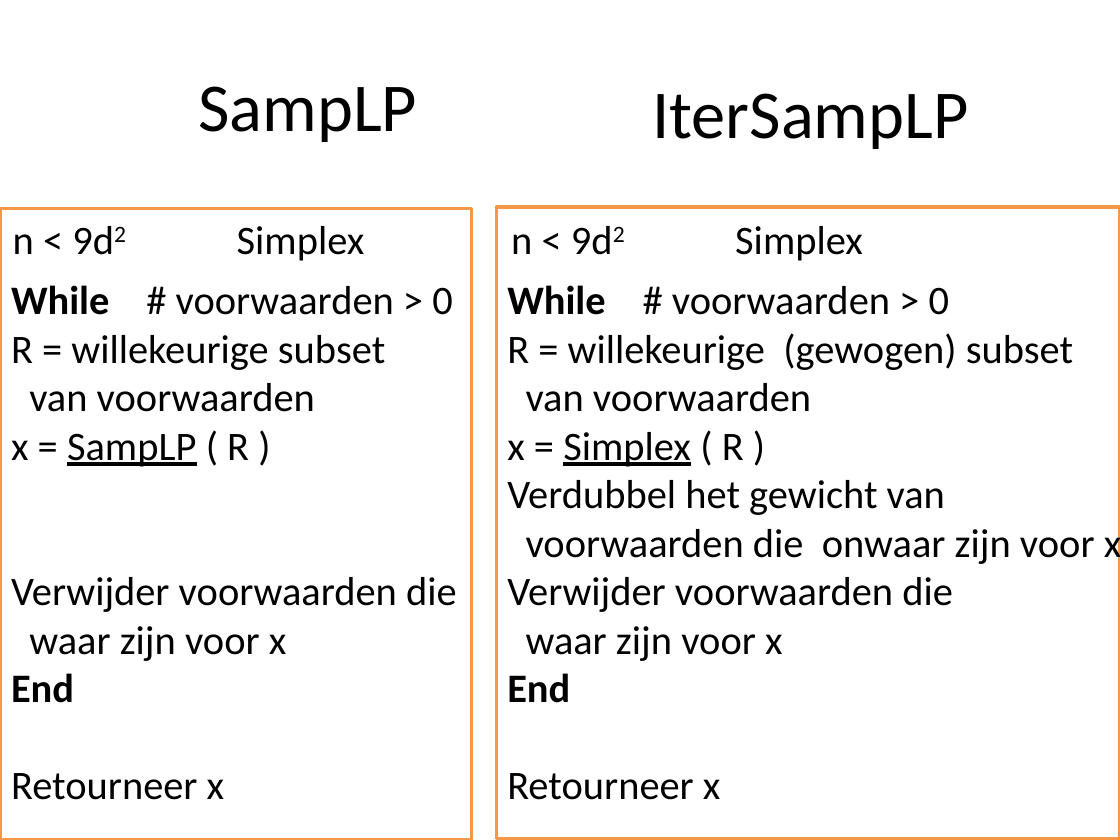
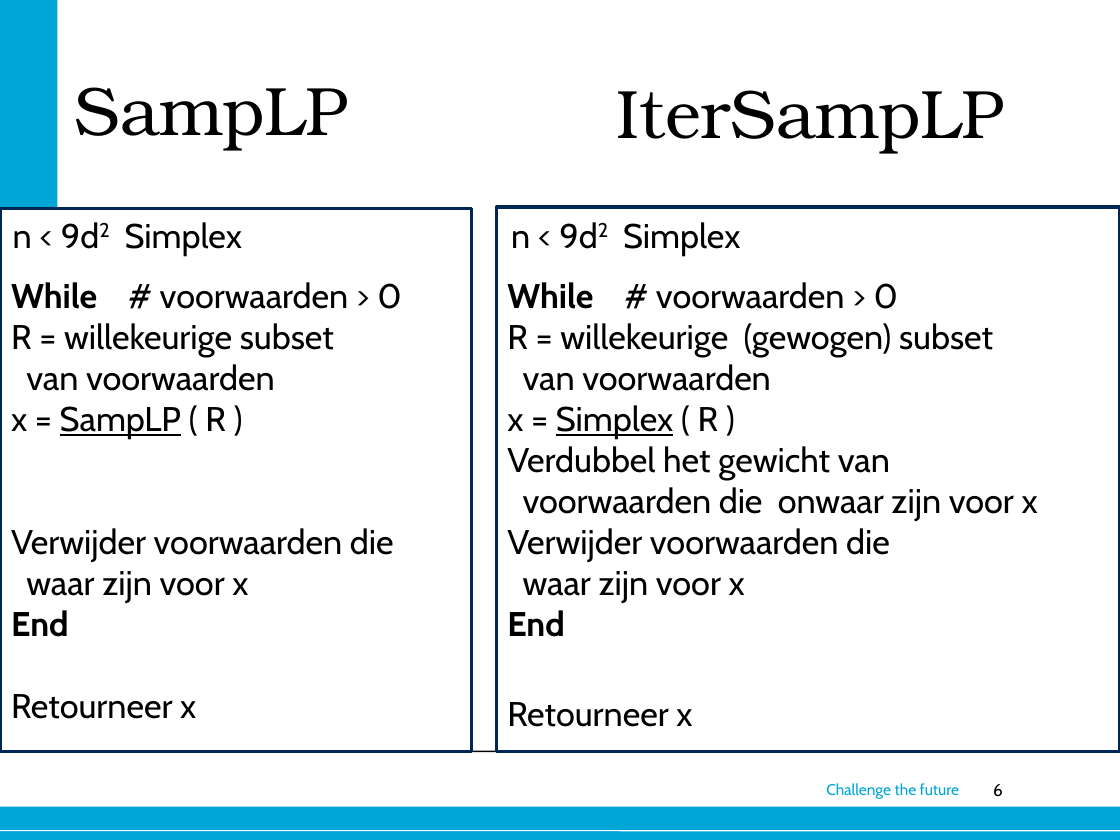
Before and after one commit to mvandertuin/RandomizedAlgorithmsLP, a slide deck: slide 6 of Presentation/presentatie.pptx. Drawn at 1120x840 pixels with LibreOffice and Linux fonts; fonts in the diff are those of the drawing; background and template pictures are left out. Boxes give left, top, right and bottom in pixels: in the first picture for what was removed or moved away, otherwise in the second. Text is boxed around its words. In the diff, an @@ line names an element or a change of style, - is before the commit and + after.

```diff
--- a/Presentation/presentatie.pptx
+++ b/Presentation/presentatie.pptx
@@ rectangle added at [0,0,57,252], fill #00A6D6 @@
@@ text "IterSampLP" at [617,90,1005,153]: font Calibri to TeX Gyre Bonum @@
@@ title "SampLP": place and size @@
-title "SampLP" at [198,86,417,142]
+title "SampLP" at [75,87,348,150]
@@ title "SampLP" at [75,87,348,150]: font Calibri to TeX Gyre Bonum; alignment centre to left; indent changed; vertical alignment middle to top @@
@@ rectangle at [0,208,472,752]: outline #F79646 2 pt to #002656 2 pt @@
@@ rectangle: place and size @@
-rectangle at [0,208,472,840]
+rectangle at [0,208,472,752]
@@ rectangle: place and size @@
-rectangle at [496,207,1120,839]
+rectangle at [496,207,1120,752]
@@ rectangle at [496,207,1120,752]: outline #F79646 2 pt to #002656 2 pt @@
@@ size 26 to 22 pt, font Calibri to Cabin in 4 elements at [13,222,242,256], [511,222,740,256], [507,282,1038,727], [11,282,401,719] @@
@@ line added from (0, 752) to (1120, 752), #000000 1 pt @@
@@ rectangle added at [0,806,1120,840], fill #00A6D6 @@
@@ text added at [826,783,959,799], 10 pt, text #00A6D6 @@
+Challenge the future
@@ page number added at [993,784,1003,797], 11 pt, text #000000 @@
+6
@@ line added from (0, 831) to (1120, 831), #FFFFFF 0.75 pt @@
```
Also in this commit, not shown: 6 other slides changed, 5 slides added, 2 slides removed.
